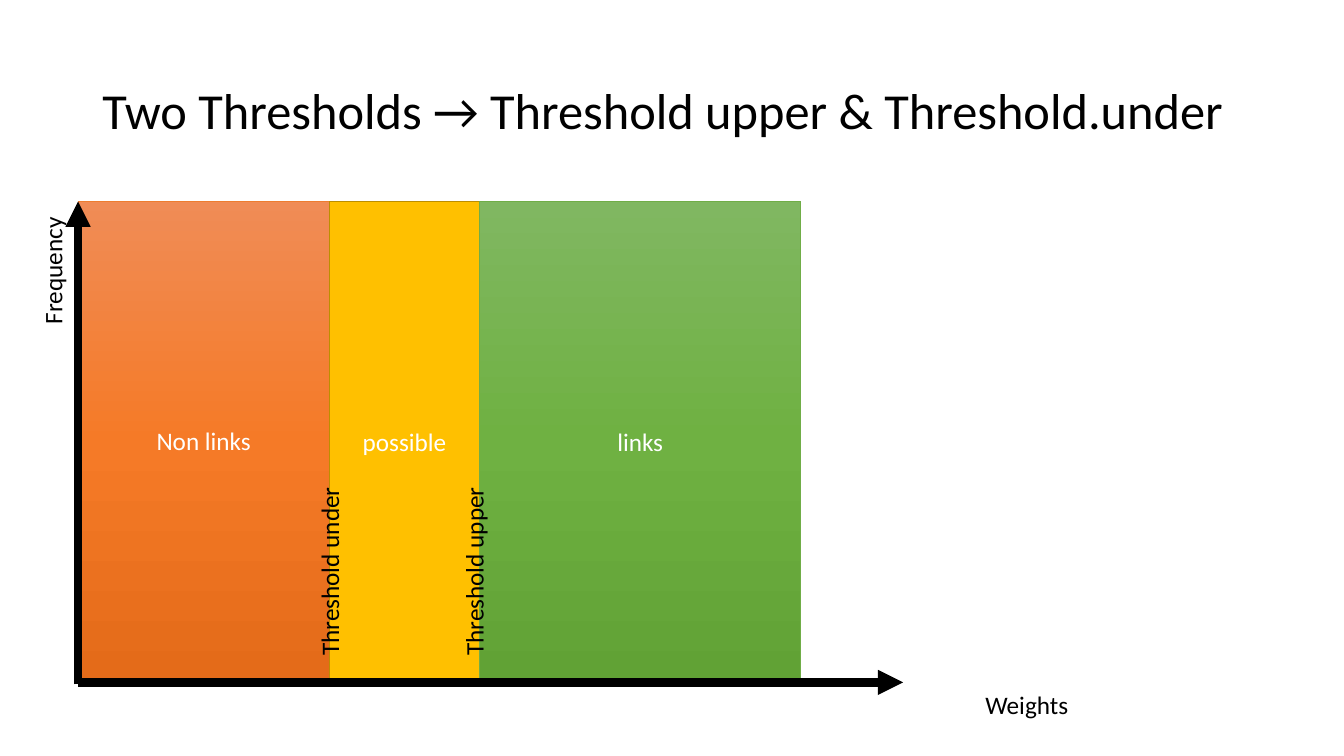
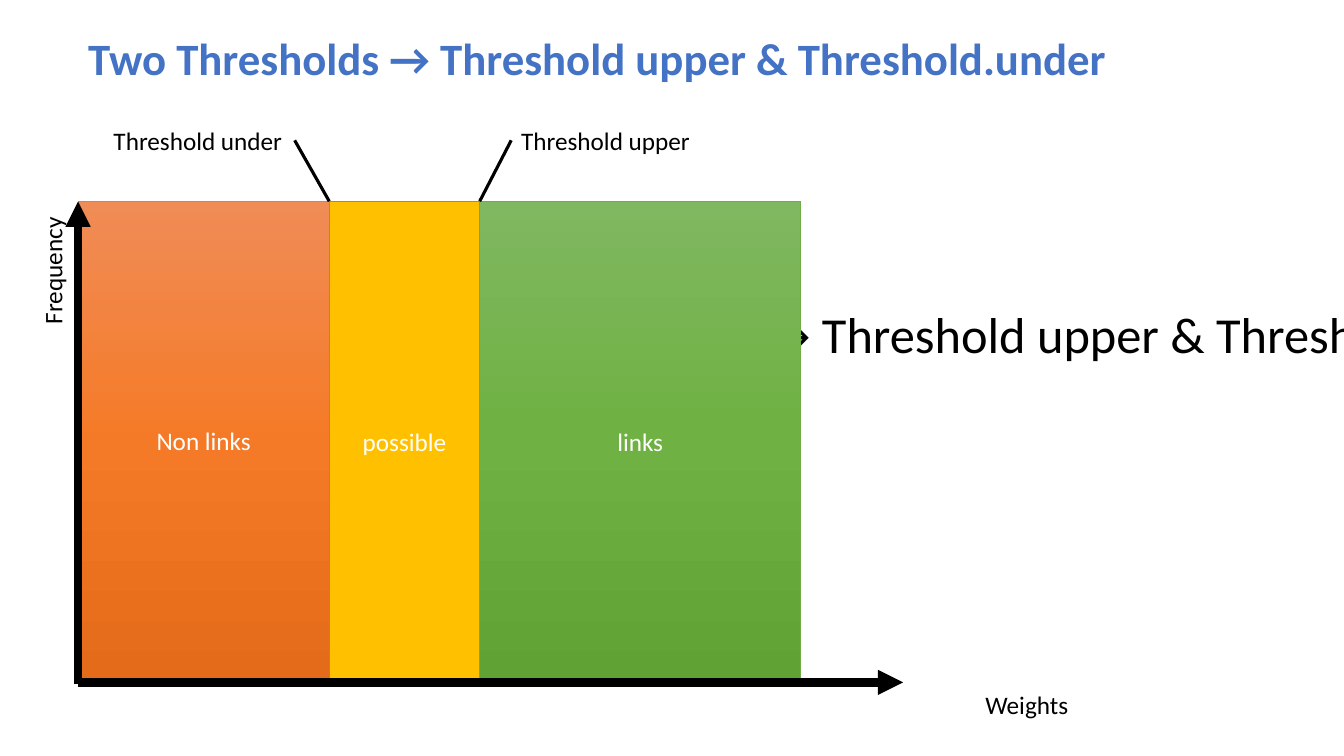
Before and after one commit to schmt5/record-linkage-getPairs, a slide deck: slide 9 of RLgetPairs.pptx. Drawn at 1344x756 pixels with LibreOffice and Linux fonts; fonts in the diff are those of the drawing. Boxes give left, top, right and bottom in pixels: in the first picture for what was removed or moved away, otherwise in the second. Text is boxed around its words. In the diff, an @@ line names an element or a change of style, - is before the commit and + after.

Commit message:
improve Threshold Graphic

```diff
--- a/RLgetPairs.pptx
+++ b/RLgetPairs.pptx
@@ text added at bbox=[88, 43, 1106, 82], 32 pt, text #4472C4, bold @@
+Two Thresholds → Threshold upper & Threshold.under
@@ text "Threshold under" at bbox=[113, 132, 282, 151]: rotation 270 to 0 degrees @@
@@ text "Threshold under": place and size @@
-text "Threshold under" at bbox=[315, 493, 346, 653]
+text "Threshold under" at bbox=[113, 132, 282, 151]
@@ line added from (294, 140) to (330, 202), #000000 2.25 pt @@
@@ line added from (511, 140) to (480, 202), #000000 2.25 pt @@
@@ text "Threshold upper": place and size @@
-text "Threshold upper" at bbox=[460, 493, 491, 653]
+text "Threshold upper" at bbox=[521, 132, 690, 154]
@@ text "Threshold upper" at bbox=[521, 132, 690, 154]: rotation 270 to 0 degrees @@
@@ title "Two Thresholds → Threshold upper ..." rewrapped from bbox=[102, 94, 1222, 137] to bbox=[434, 312, 1159, 365] @@
```
Also in this commit, not shown: 1 other slide changed.
